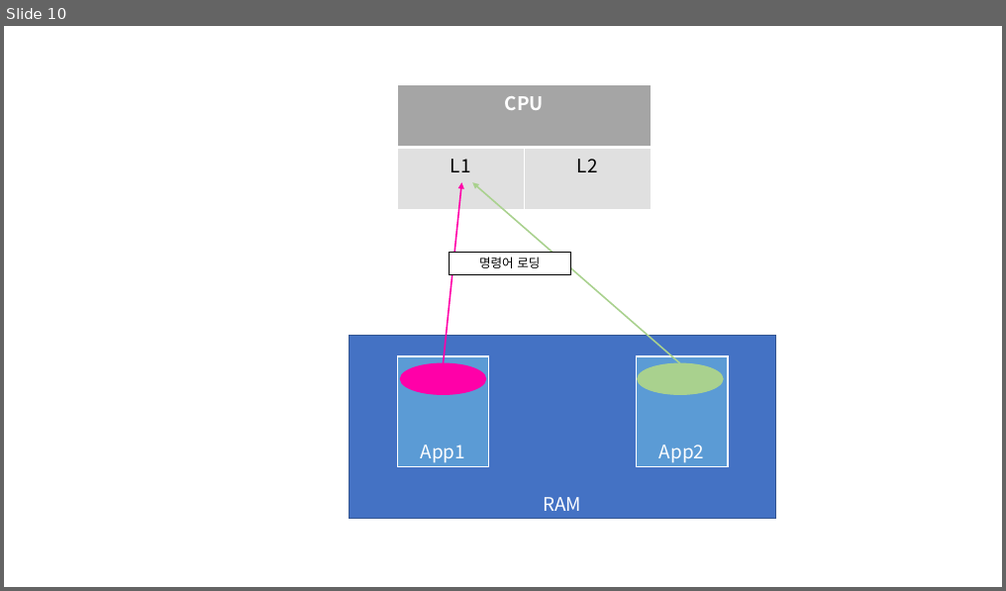
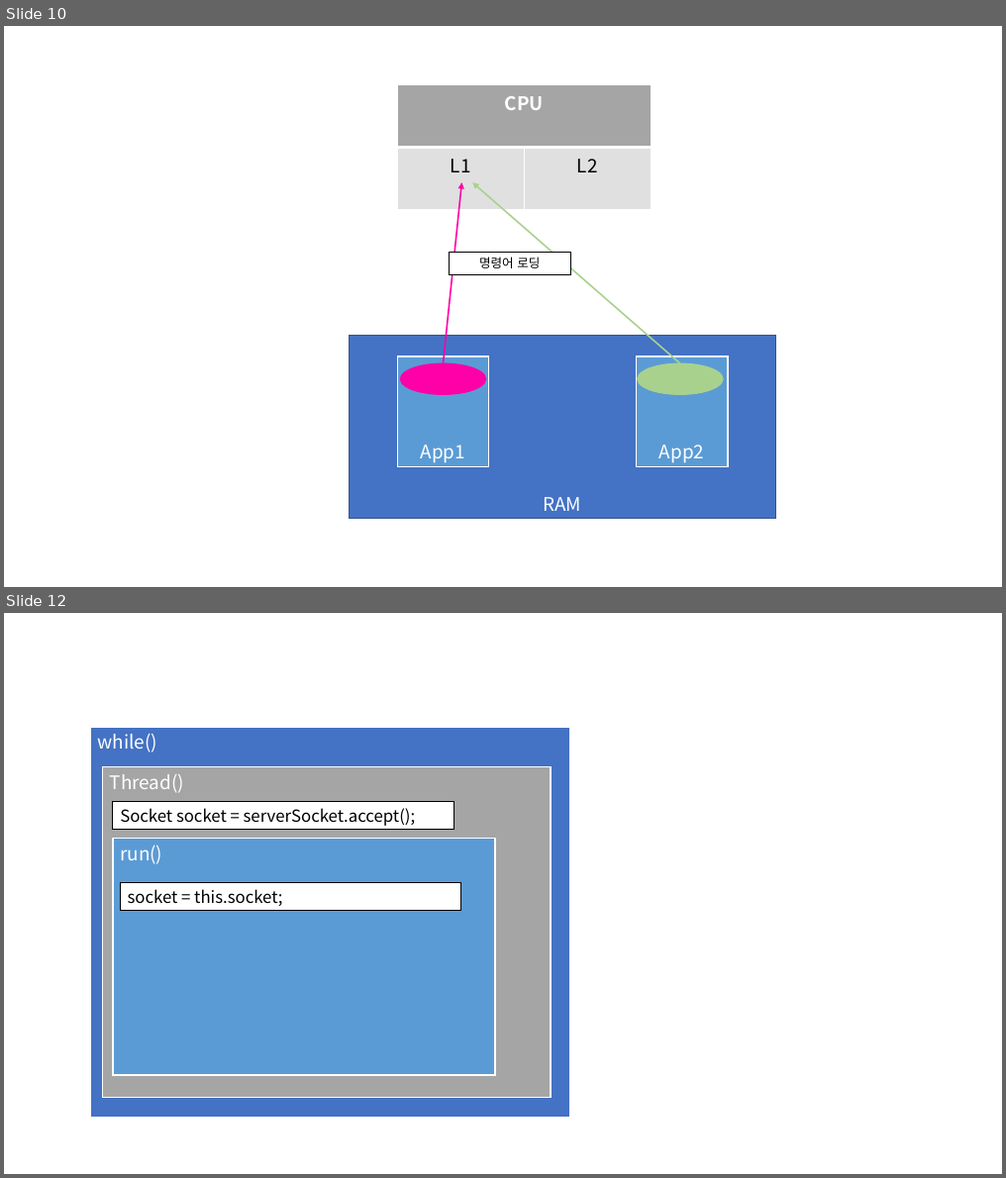
Before and after one commit to Dingadung/2022-study-workspace, a slide deck: study-note/자바/2022-08-25 내용정리.pptx. Shown one above the other, each under a label of ours: slide 10 before the commit, slides 10 and 12 after it; the slides between them are not shown. The pictures are 1006x591 and 1006x1178 pixels, drawn with LibreOffice and Linux fonts; fonts in the diff are those of the drawing. Boxes give left, top, right and bottom in pixels: in the first picture for what was removed or moved away, otherwise in the second. Text is boxed around its words. In the diff, an @@ line names an element or a change of style, - is before the commit and + after.

Commit message:
Add Thread, Runnable, lambda practicing

```diff
--- a/study-note/자바/2022-08-25 내용정리.pptx
+++ b/study-note/자바/2022-08-25 내용정리.pptx
@@ slide 12 added at [4,613,1002,1174], background #FFFFFF @@
@@ rectangle added at [90,727,570,1118], fill #4472C4, outline #FFFFFF 1.5 pt, 18 pt, text #FFFFFF @@
+while()
@@ rectangle added at [102,767,550,1098], fill #A5A5A5, outline #FFFFFF 1.5 pt, 18 pt, text #FFFFFF @@
+Thread()
@@ rectangle added at [113,802,453,830], fill #FFFFFF, outline #000000 1 pt, 16 pt, text #000000 @@
+Socket socket = serverSocket.accept();
@@ rectangle added at [113,839,495,1075], fill #5B9BD5, outline #FFFFFF 1.5 pt, 18 pt, text #FFFFFF @@
+run()
@@ rectangle added at [120,883,461,911], fill #FFFFFF, outline #000000 1 pt, 16 pt, text #000000 @@
+socket = this.socket;
```
Also in this commit, not shown: 1 slide changed, 1 slide removed, 12 other files.
